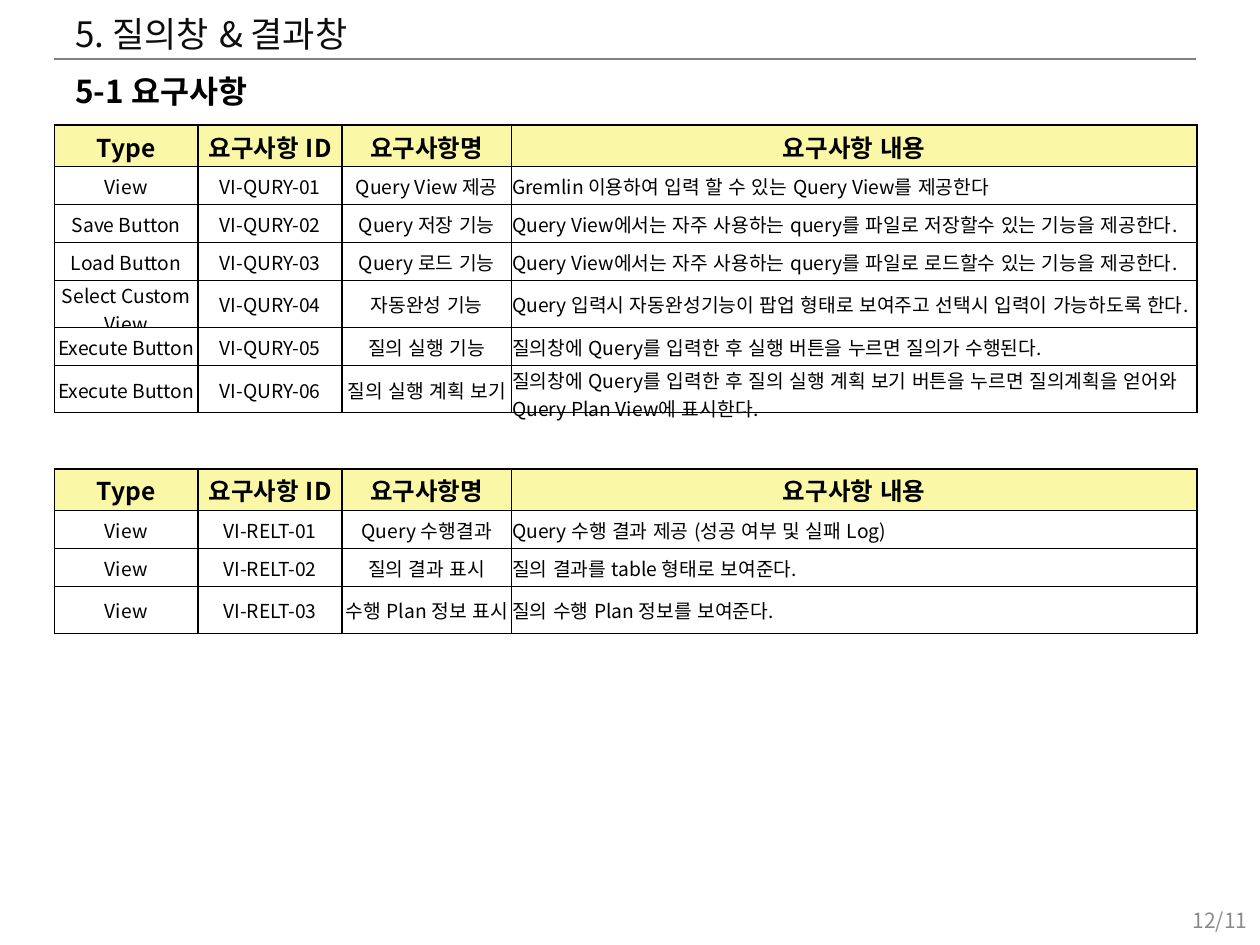
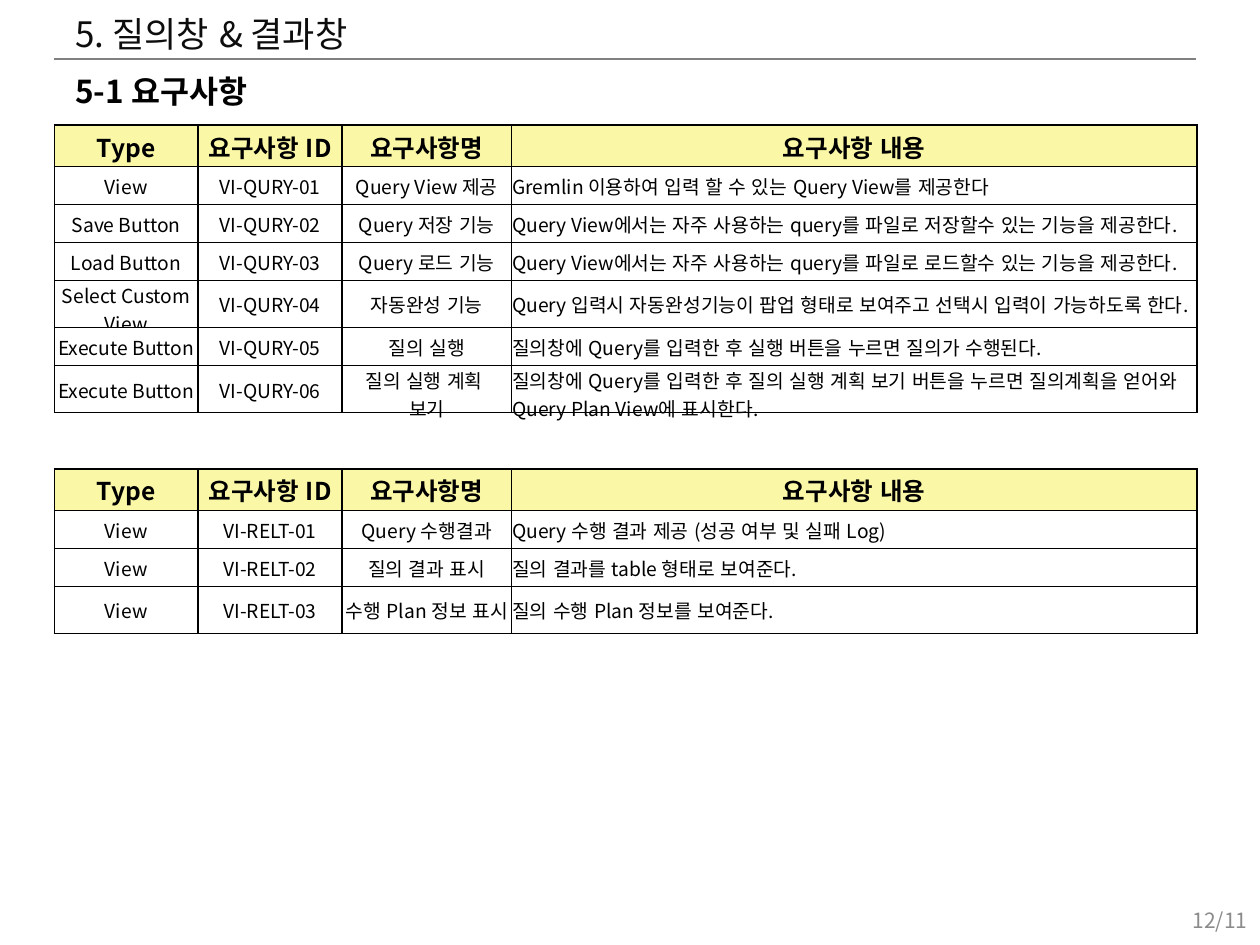
Before and after one commit to hwany7seo/gdbms_document, a slide deck: slide 12 of mockup/시각화도구_UI_UX_기획서.pptx. Drawn at 1260x945 pixels with LibreOffice and Linux fonts; fonts in the diff are those of the drawing. Boxes give left, top, right and bottom in pixels: in the first picture for what was removed or moved away, otherwise in the second. Text is boxed around its words. In the diff, an @@ line names an element or a change of style, - is before the commit and + after.

```diff
--- a/mockup/시각화도구_UI_UX_기획서.pptx
+++ b/mockup/시각화도구_UI_UX_기획서.pptx
@@ table at [54,125,1197,431] @@
-row 6, column 3: 질의 실행 기능
+row 6, column 3: 질의 실행
```
Also in this commit, not shown: 6 other slides changed, 1 slide added, 4 other files.
